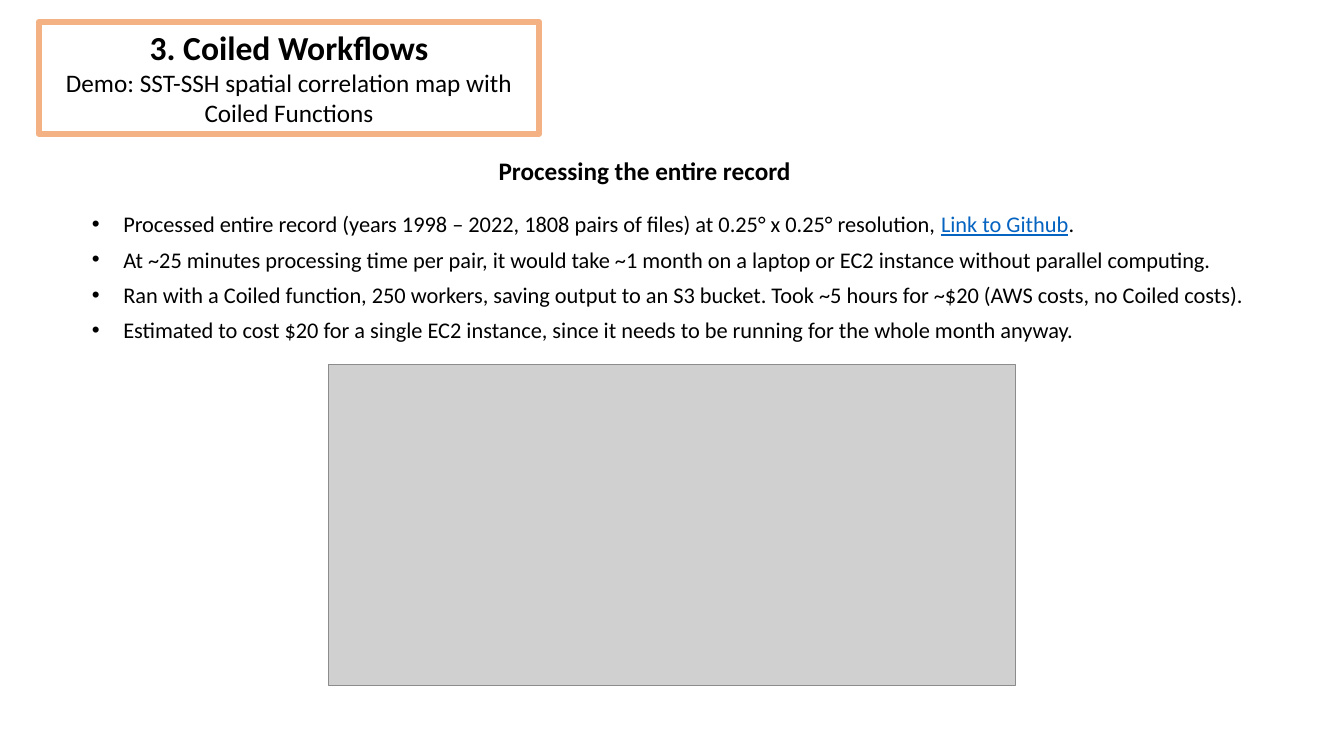
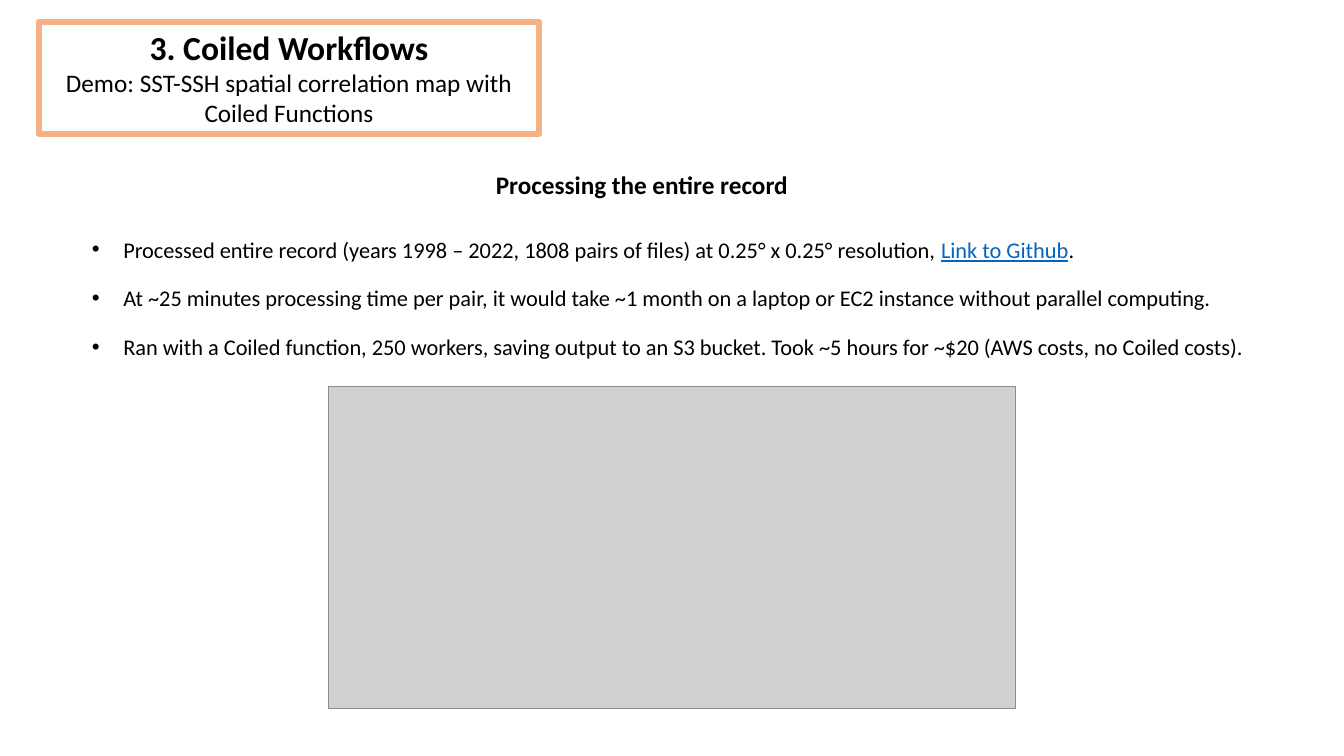
Before and after one commit to DeanHenze/cloud_earthdata, a slide deck: slide 23 of coiled/Coiled_presentation.pptx (slide 20 before the commit). Drawn at 1344x756 pixels with LibreOffice and Linux fonts; fonts in the diff are those of the drawing; grey boxes stand for pictures. Boxes give left, top, right and bottom in pixels: in the first picture for what was removed or moved away, otherwise in the second. Text is boxed around its words. In the diff, an @@ line names an element or a change of style, - is before the commit and + after.

```diff
--- a/coiled/Coiled_presentation.pptx
+++ b/coiled/Coiled_presentation.pptx
@@ text "Processing the entire record": place and size @@
-text "Processing the entire record" at bbox=[499, 162, 790, 185]
+text "Processing the entire record" at bbox=[496, 176, 787, 199]
@@ text "Processed entire record (years 1998 ...": place and size @@
-text "Processed entire record (years 1998 ..." at bbox=[123, 216, 1242, 342]
+text "Processed entire record (years 1998 ..." at bbox=[123, 242, 1242, 359]
@@ text "Processed entire record (years 1998 ..." at bbox=[123, 242, 1242, 359]: line spacing 1 to 1.5 @@
@@ text at bbox=[123, 322, 1072, 342]: paragraph removed @@
-• Estimated to cost $20 for a single EC2 instance, since it needs to be running for the whole month anyway.
@@ picture: place and size @@
-picture at bbox=[329, 364, 1015, 686]
+picture at bbox=[329, 386, 1015, 708]
```
Also in this commit, not shown: 20 other slides changed, 7 slides added, 9 slides removed, 3 other files.
